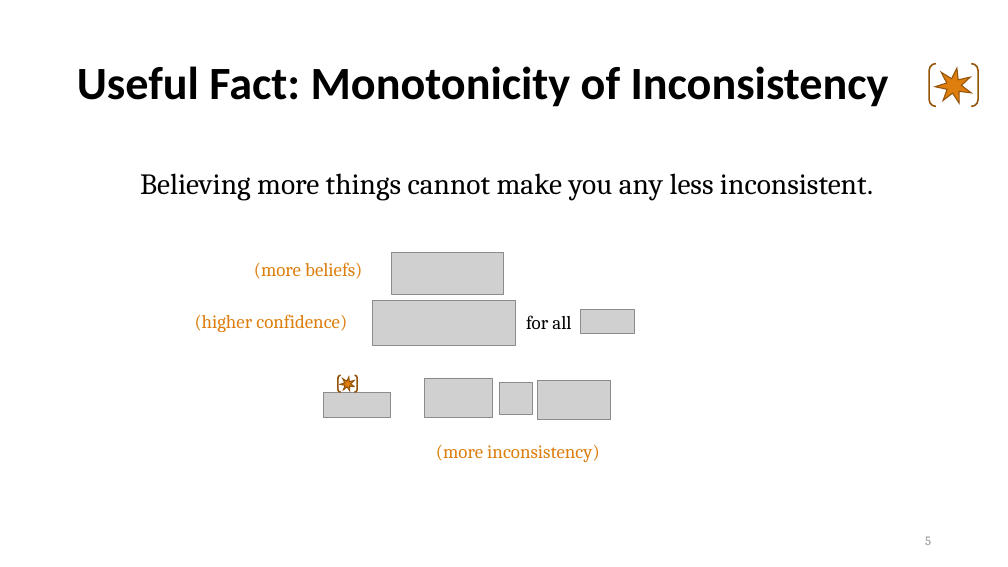
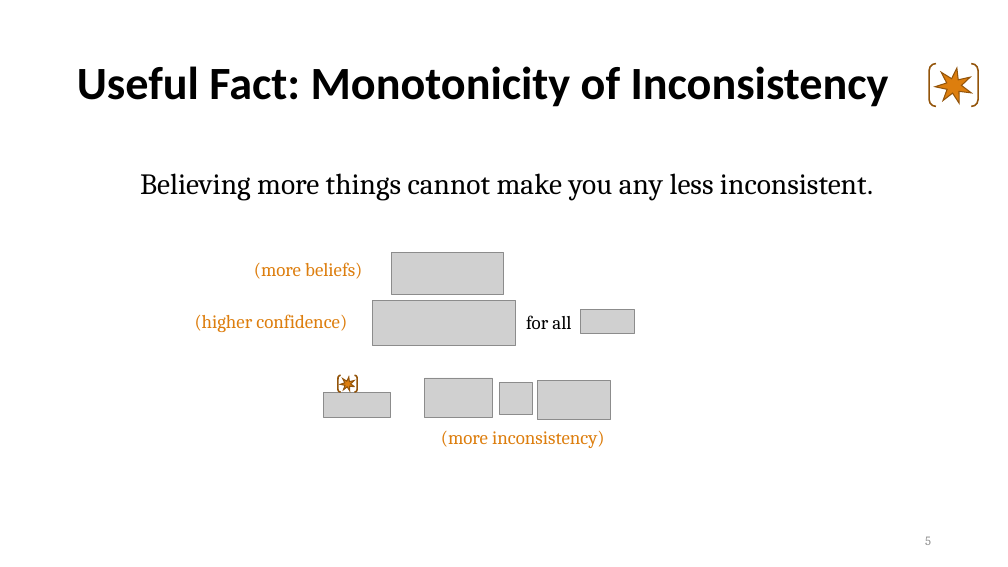
Before and after one commit to orichardson/pdg-expts, a slide deck: slide 5 of present/AISTATS-2022/one-true-loss.pptx. Drawn at 1008x567 pixels with LibreOffice and Linux fonts; fonts in the diff are those of the drawing; grey boxes stand for pictures. Boxes give left, top, right and bottom in pixels: in the first picture for what was removed or moved away, otherwise in the second. Text is boxed around its words. In the diff, an @@ line names an element or a change of style, - is before the commit and + after.

```diff
--- a/present/AISTATS-2022/one-true-loss.pptx
+++ b/present/AISTATS-2022/one-true-loss.pptx
@@ text "(more inconsistency)" moved from (x1=436, y1=445, x2=599, y2=462) to (x1=441, y1=431, x2=604, y2=448) @@
```
Also in this commit, not shown: 10 other slides changed, 1 slide added, 9 slides removed, 2 other files.
